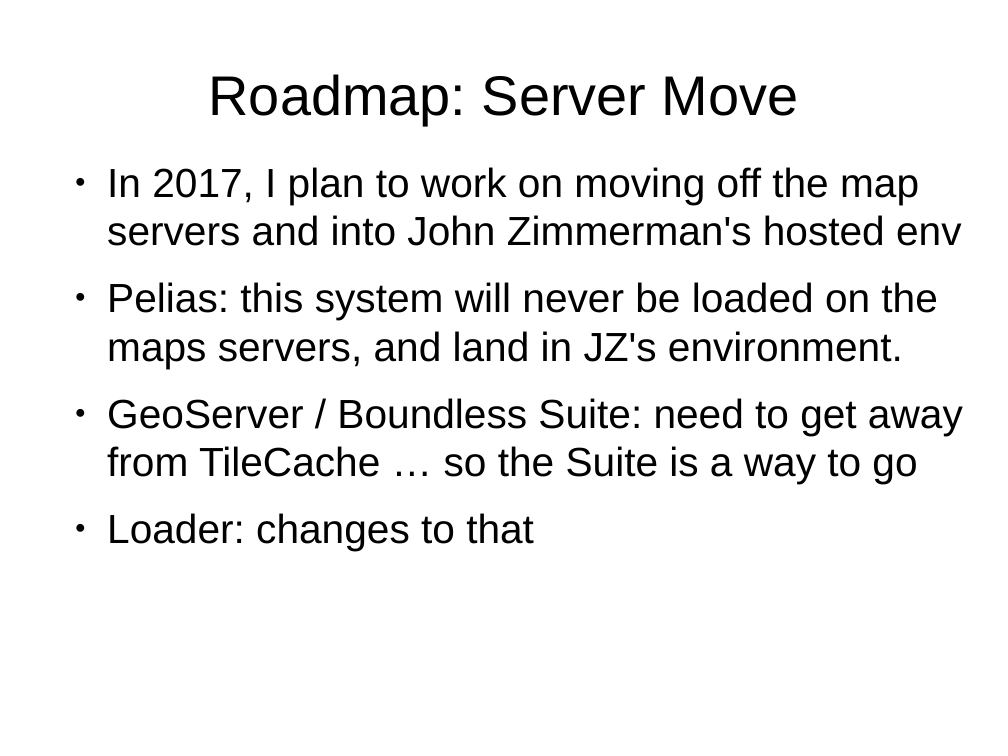
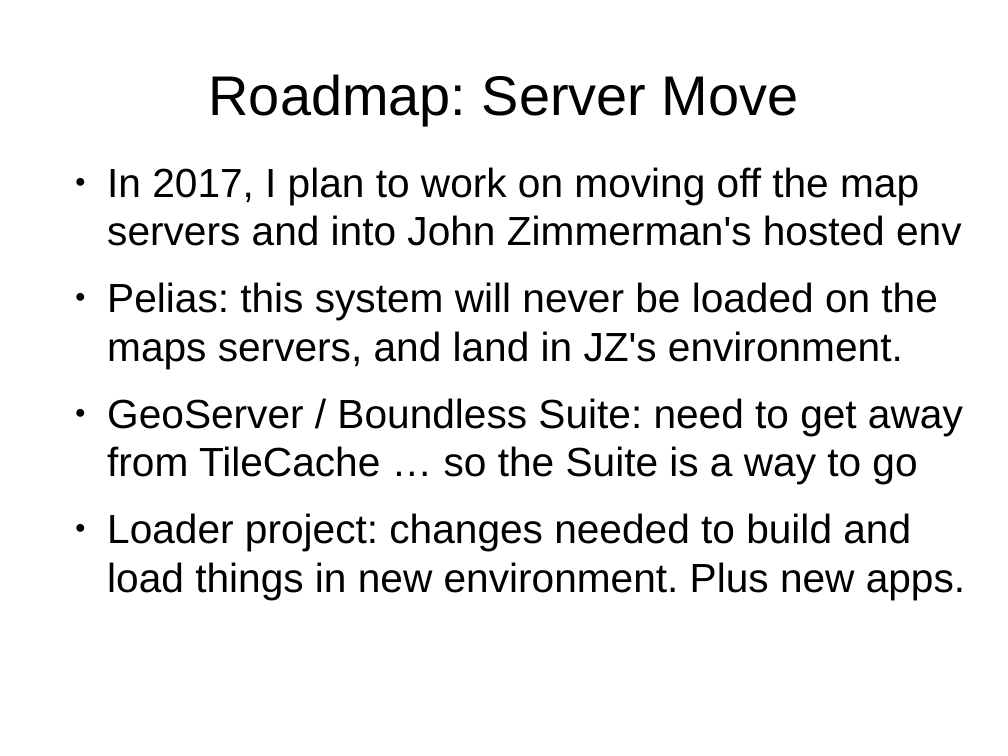
Before and after one commit to OpenTransitTools/docs, a slide deck: slide 5 of trimet/TriMet Roadmap 2017.odp. Drawn at 1008x756 pixels with LibreOffice and Linux fonts; fonts in the diff are those of the drawing. Boxes give left, top, right and bottom in pixels: in the first picture for what was removed or moved away, otherwise in the second. Text is boxed around its words. In the diff, an @@ line names an element or a change of style, - is before the commit and + after.

Commit message:
more roadmap

```diff
--- a/trimet/TriMet Roadmap 2017.odp
+++ b/trimet/TriMet Roadmap 2017.odp
@@ text at [107, 513, 965, 600]: text changed @@
-● Loader: changes to that
+● Loader project: changes needed to build and load things in new environment. Plus new apps.
```
Also in this commit, not shown: 1 other slide changed, 4 slides added, 9 slides removed.
